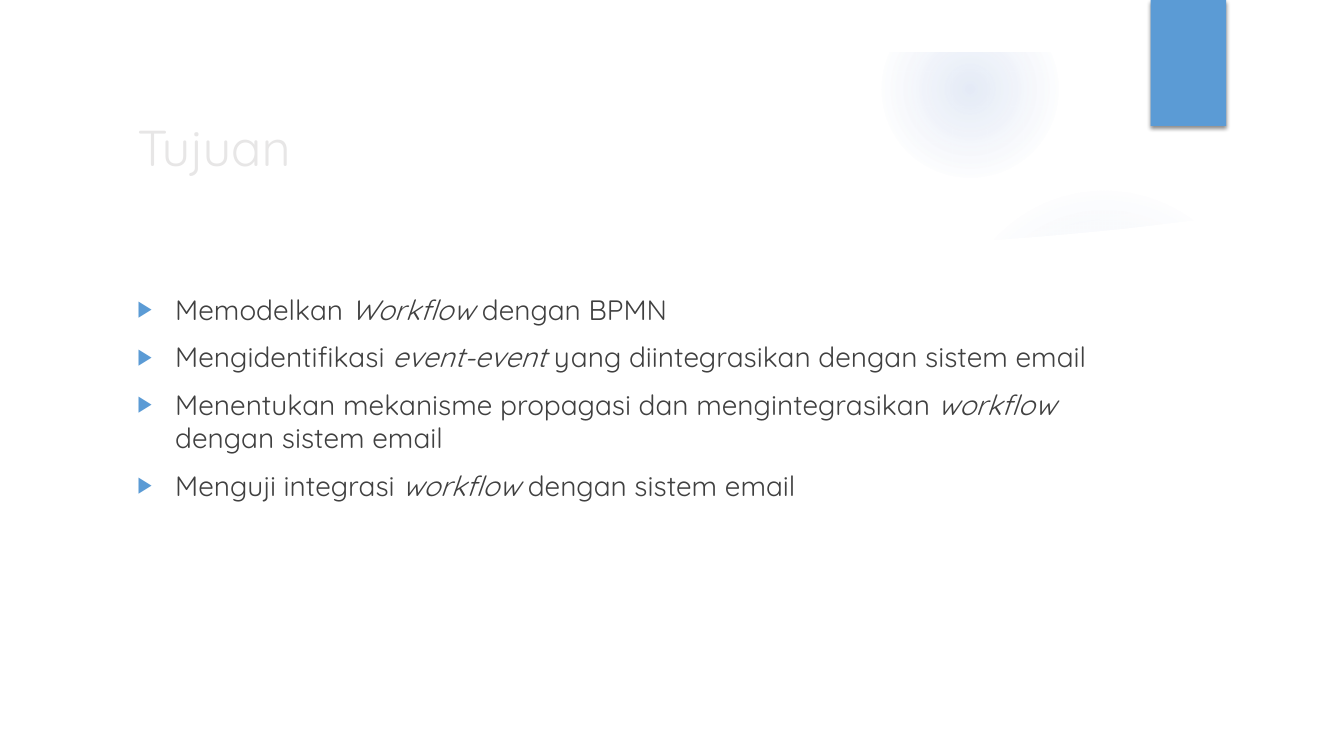
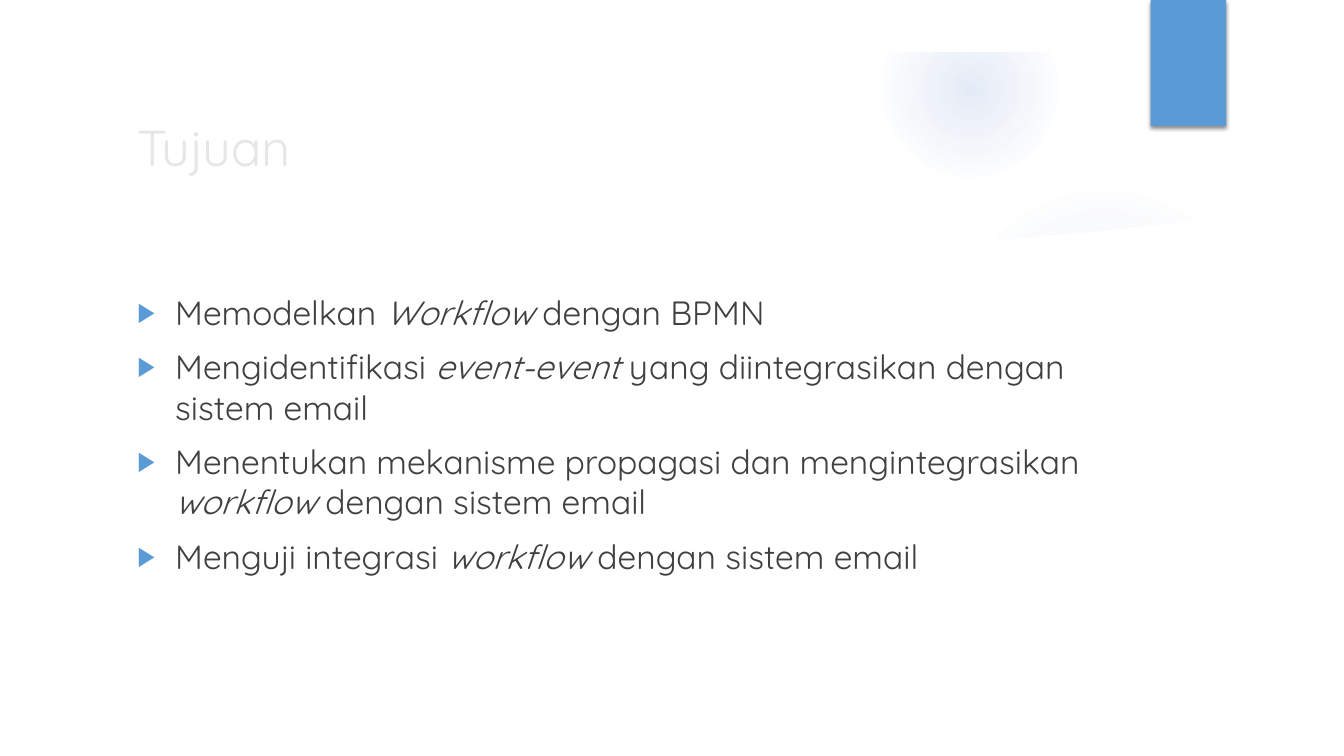
Before and after one commit to luckysenjaya/Skripsi, a slide deck: slide 3 of 10. Sidang/Sidang.pptx. Drawn at 1344x756 pixels with LibreOffice and Linux fonts; fonts in the diff are those of the drawing; background and template pictures are left out. Boxes give left, top, right and bottom in pixels: in the first picture for what was removed or moved away, otherwise in the second. Text is boxed around its words. In the diff, an @@ line names an element or a change of style, - is before the commit and + after.

```diff
--- a/10. Sidang/Sidang.pptx
+++ b/10. Sidang/Sidang.pptx
@@ text "Memodelkan Workflow dengan BPMN" at bbox=[175, 300, 1080, 576]: size 20 to 24 pt @@
```
Also in this commit, not shown: 13 other slides changed, 12 slides added, 1 slide removed, 41 other files.
